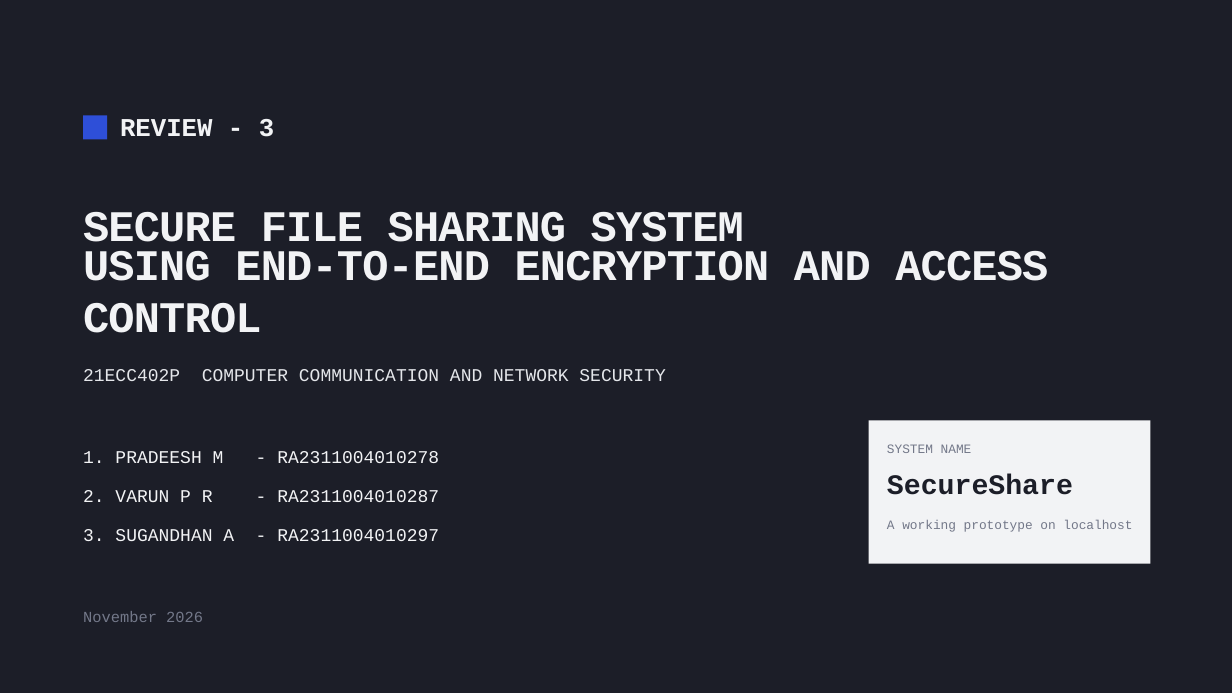
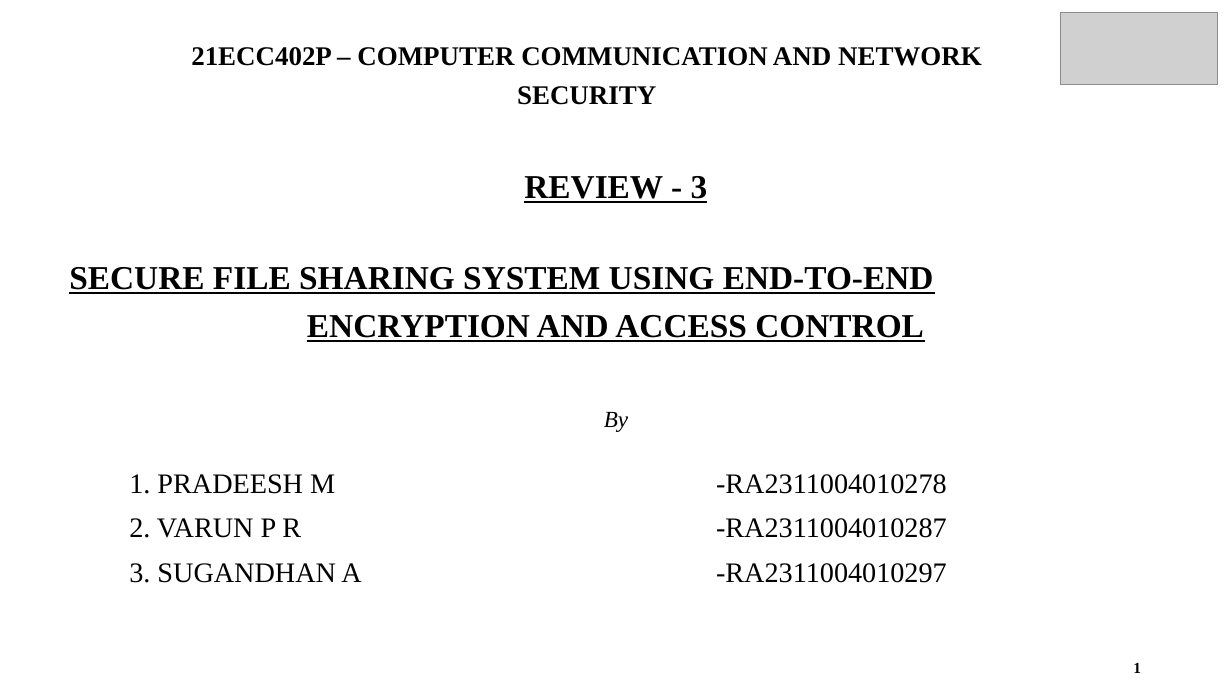
Before and after one commit to aswathas/sugan-project, a slide deck: slide 1 of report/SecureShare-REVIEW-3.pptx. Drawn at 1232x693 pixels with LibreOffice and Linux fonts; fonts in the diff are those of the drawing; grey boxes stand for pictures. Boxes give left, top, right and bottom in pixels: in the first picture for what was removed or moved away, otherwise in the second. Text is boxed around its words. In the diff, an @@ line names an element or a change of style, - is before the commit and + after.

```diff
--- a/report/SecureShare-REVIEW-3.pptx
+++ b/report/SecureShare-REVIEW-3.pptx
@@ background #1C1E28 to #FFFFFF @@
@@ picture added at [1061,13,1218,84] @@
@@ text "21ECC402P – COMPUTER COMMUNICATION AND ..." at [191,47,982,105]: vertical alignment middle to top @@
@@ text at [191,47,982,105]: text changed; size 14 to 21 pt; font Courier New to Times New Roman; text colour #E4E6EA to #000000; bold on @@
-21ECC402P COMPUTER COMMUNICATION AND NETWORK SECURITY
+21ECC402P – COMPUTER COMMUNICATION AND NETWORK
+SECURITY
@@ rectangle removed at [83,116,107,140] @@
@@ text "REVIEW - 3": place and size @@
-text "REVIEW - 3" at [120,119,274,137]
+text "REVIEW - 3" at [524,176,708,203]
@@ text "REVIEW - 3" at [524,176,708,203]: size 20 to 26 pt, font Courier New to Times New Roman, text colour #F2F3F5 to #000000, underline on; alignment left to centre @@
@@ text removed at [83,212,744,253] @@
-SECURE FILE SHARING SYSTEM
@@ text at [69,267,934,342]: text changed; size 34 to 26 pt; font Courier New to Times New Roman; text colour #F2F3F5 to #000000 @@
-USING END-TO-END ENCRYPTION AND ACCESS CONTROL
+SECURE FILE SHARING SYSTEM USING END-TO-END
+ENCRYPTION AND ACCESS CONTROL
@@ text added at [604,412,628,432], 18 pt, text #000000, italic @@
+By
@@ rectangle removed at [869,421,1151,564] @@
@@ text removed at [887,444,972,453] @@
-SYSTEM NAME
@@ text at [129,474,335,494]: text changed; size 14 to 22 pt; font Courier New to Times New Roman; text colour #F2F3F5 to #000000 @@
-1. PRADEESH M - RA2311004010278
+1. PRADEESH M
@@ text added at [716,474,947,494], 22 pt, text #000000 @@
+-RA2311004010278
@@ text removed at [887,474,1073,495] @@
-SecureShare
@@ text at [129,518,301,538]: text changed; size 14 to 22 pt; font Courier New to Times New Roman; text colour #F2F3F5 to #000000 @@
-2. VARUN P R - RA2311004010287
+2. VARUN P R
@@ text added at [716,518,947,538], 22 pt, text #000000 @@
+-RA2311004010287
@@ text removed at [887,520,1132,532] @@
-A working prototype on localhost
@@ text at [129,563,361,583]: text changed; size 14 to 22 pt; font Courier New to Times New Roman; text colour #F2F3F5 to #000000 @@
-3. SUGANDHAN A - RA2311004010297
+3. SUGANDHAN A
@@ text added at [716,563,947,583], 22 pt, text #000000 @@
+-RA2311004010297
@@ text removed at [83,611,203,622] @@
-November 2026
@@ text added at [1133,663,1141,673], 12 pt, text #000000, bold @@
+1
```
Also in this commit, not shown: 3 other slides changed, 1 slide added, 26 other files.
